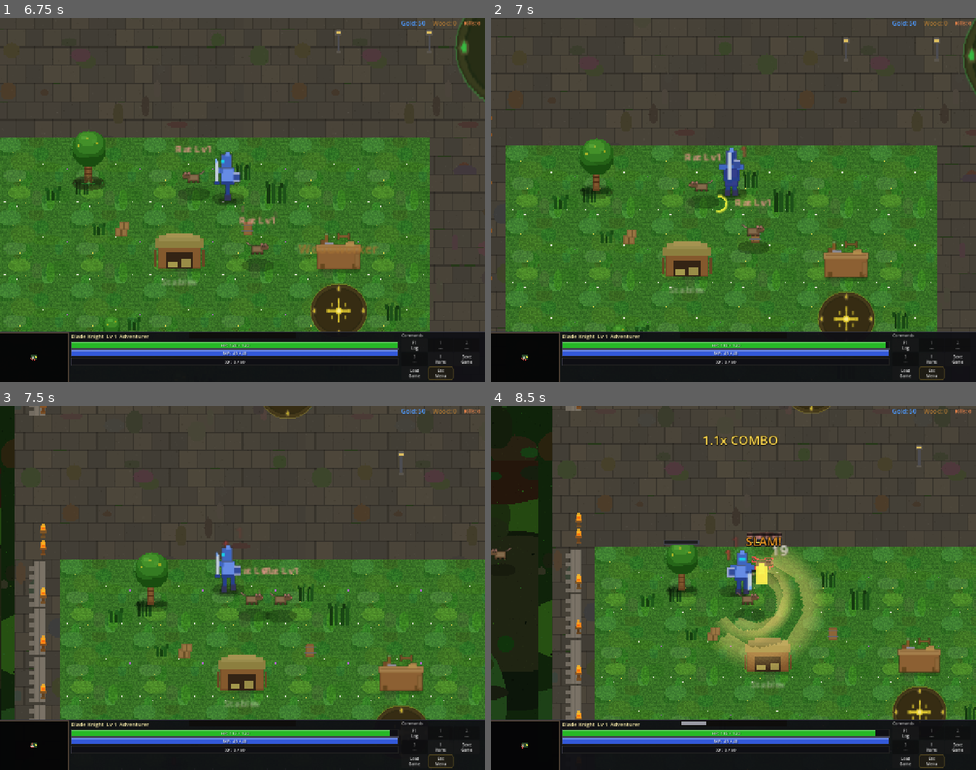
Above: before the commit, frames 1-4 (two rows, left to right).
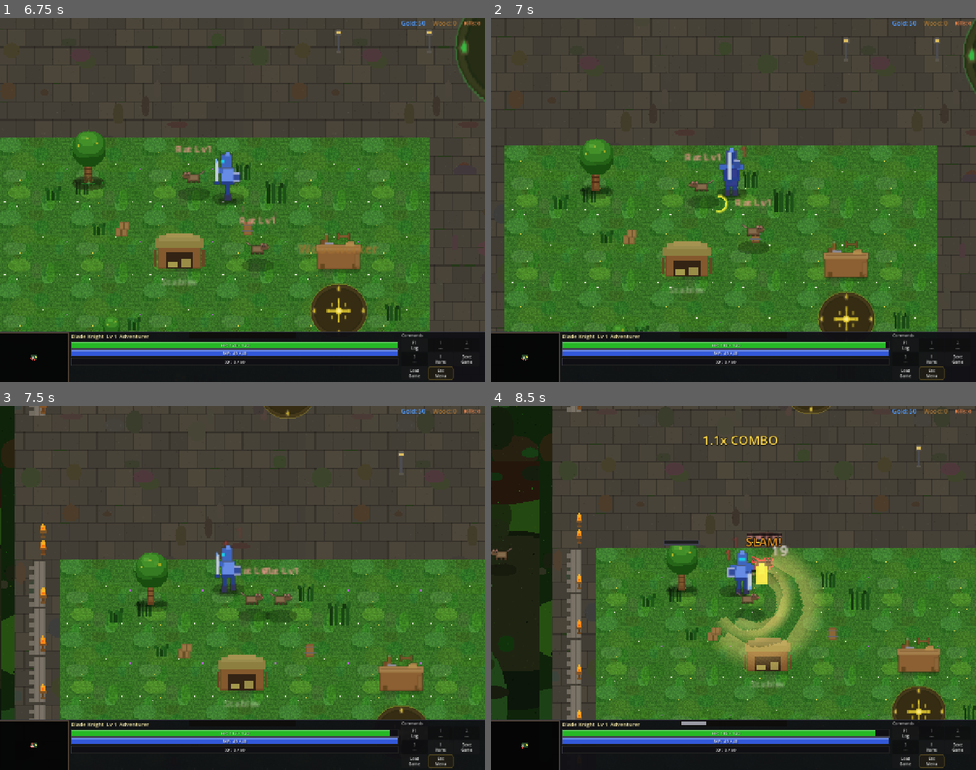
Above: after the commit, the same moments.

Repository: slxny/legends-open-rpg
Game: Godot game, scene res://scenes/main.tscn
Two runs of this game, one before a commit and one after it. Both use one fixed random seed, a clock stepped at 60 frames per second and the inputs below.
Inputs (mouse positions are in pixels of both pictures, inside the frame that each line leads up to):
- Up to frame 1 (6.75 s): tap Enter at 0.5 s; move the mouse to (349, 181) at 0.52 s; hold D (move_right) 0.53-1.25 s; hold Space (attack) 0.53-1.25 s; click (349, 181) at 0.67 s; tap Shift (dodge) every 1.5 s from 0.8 to 5.3 s; drag from (145, 218) to (218, 272) at 1.27 s; move the mouse to (33, 356) at 2.02 s; hold D (move_right) 2.03-2.75 s; hold Q (ability_1) 2.03-2.75 s; click (33, 356) at 2.17 s; drag from (218, 272) to (451, 94) at 2.77 s; move the mouse to (388, 254) at 3.52 s; hold A (move_left) 3.53-4.25 s; hold Space (attack) 3.53-4.25 s; drag from (97, 145) to (431, 360) at 4.27 s; move the mouse to (266, 200) at 5.02 s; hold S (move_down) 5.03-5.75 s; tap F (interact) at 5.1 s; click (266, 200) at 5.17 s; drag from (4, 254) to (242, 221) at 5.77 s; drag from (48, 178) to (291, 119) at 6.52 s
- Up to frame 2 (7 s): no input
- Up to frame 3 (7.5 s): drag from (140, 755) to (363, 726) at 7.27 s
- Up to frame 4 (8.5 s): move the mouse to (772, 588) at 8.02 s; hold S (move_down) from 8.03 s (still down); hold Space (attack) from 8.03 s (still down); click (772, 588) at 8.17 s; tap Shift (dodge) at 8.3 s

Frame 1 is identical in both runs. In frame 2, 0.4% of the frame differs, in the area x 0-92%, y 0-87%; in frame 3, 0.1%; in frame 4, 2.8%, in the area x 0-100%, y 0-87%.

Commit message:
v0.89.9: Combat feel — CAMERA ZOOM-OUT PUNCH on player damage
Taking damage now briefly recoils the camera away from the player.
Light hits flicker (~4-6% zoom out); devastating hits shove the
world back (~18%). Snaps back over 280 ms with EASE_OUT BACK.

Subconsciously communicates impact severity and pairs with the
existing red flash + screen edge vignette.

- player.gd:
  take_damage now calls _do_damage_camera_punch(amount).
  _damage_punch_base_zoom lazy-captured from camera.zoom.
  severity = clamp(amount / max_hp, 0.04, 0.35).
  target = base * (1 - severity * 0.18); returns to base over 0.28s.
  Kills any prior punch tween so rapid hits don't stack.

Headless: smoke all PASS.

Co-Authored-By: Claude Opus 4.7 (1M context) <noreply@anthropic.com>

Diff:
--- a/scenes/player/player.gd
+++ b/scenes/player/player.gd
@@ -3620,6 +3620,24 @@
 const _MAGNET_PICKUP_RADIUS_SQ: float = 14.0 * 14.0
 const _MAGNET_SPEED: float = 480.0
 
+var _damage_punch_base_zoom: Vector2 = Vector2.ZERO
+var _damage_punch_tween: Tween = null
+
+func _do_damage_camera_punch(amount: int) -> void:
+	if camera == null:
+		return
+	if _damage_punch_base_zoom == Vector2.ZERO:
+		_damage_punch_base_zoom = camera.zoom
+	if _damage_punch_tween != null and _damage_punch_tween.is_valid():
+		_damage_punch_tween.kill()
+	var max_hp_i: int = max(1, int(stats.max_hp))
+	var severity: float = clamp(float(amount) / float(max_hp_i), 0.04, 0.35)
+	var punch: float = 1.0 - severity * 0.18  # zoom OUT (smaller zoom value)
+	var target_zoom: Vector2 = _damage_punch_base_zoom * punch
+	camera.zoom = target_zoom
+	_damage_punch_tween = camera.create_tween()
+	_damage_punch_tween.tween_property(camera, "zoom", _damage_punch_base_zoom, 0.28).set_trans(Tween.TRANS_BACK).set_ease(Tween.EASE_OUT)
+
 func _magnetize_nearby_drops(delta: float) -> void:
 	var step: float = _MAGNET_SPEED * delta
 	for d in get_tree().get_nodes_in_group("ground_items"):
@@ -3794,6 +3812,9 @@
 	# Phase 5.x — red screen edge flash on damage taken for visceral
 	# feedback. Quick fade so it doesn't linger.
 	_spawn_world_red_flash(amount)
+	# Phase 5.x — brief camera zoom-OUT punch on damage. Adds weight to
+	# the hit: the world "recoils" away from the player for ~120 ms.
+	_do_damage_camera_punch(amount)
 	# Phase 2.4 — damage drains momentum and breaks the combo.
 	if _momentum != null and _momentum.has_method("on_damage_taken"):
 		_momentum.on_damage_taken()
--- a/scenes/ui/changelog_dialog.gd
+++ b/scenes/ui/changelog_dialog.gd
@@ -9,9 +9,19 @@
 var _is_visible: bool = false
 var _is_mobile: bool = false
 
-const GAME_VERSION := "v0.89.8"
+const GAME_VERSION := "v0.89.9"
 
 const CHANGELOG: Array[Dictionary] = [
+	{
+		"version": "v0.89.9",
+		"title": "Combat feel — CAMERA ZOOM-OUT PUNCH on player damage (recoil weight)",
+		"date": "2026-06-15",
+		"entries": [
+			"Taking damage now briefly RECOILS the camera away from the player — a quick zoom-out (~4–6% on light hits, up to ~18% on devastating ones) that snaps back over 280 ms with an EASE_OUT BACK curve.",
+			"Subconsciously communicates impact severity: small hits give a flicker, big hits visibly shove the world back. Pairs with the red flash and screen edge vignette.",
+			"Internal: player.gd take_damage calls _do_damage_camera_punch(amount). Caches camera.zoom in _damage_punch_base_zoom (zero-init lazy capture). Severity = clamp(amount/max_hp, 0.04, 0.35). target_zoom = base * (1 - severity * 0.18). Returns to base over 0.28 s. Kills any previous punch tween so rapid hits don't stack.",
+		]
+	},
 	{
 		"version": "v0.89.8",
 		"title": "Combat feel — CRITICAL HITS flash brighter & squash harder",
